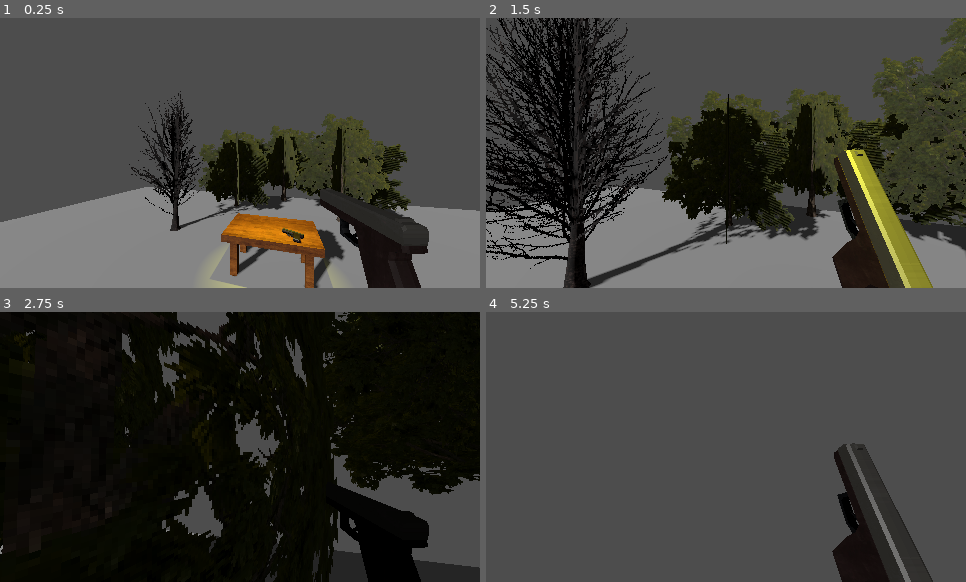
Above: before the commit, frames 1-4 (two rows, left to right).
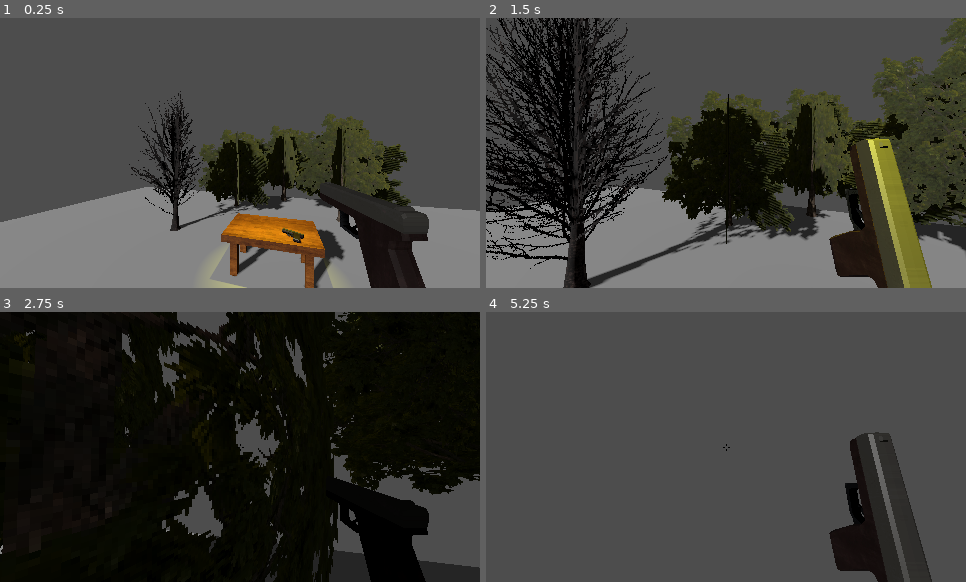
Above: after the commit, the same moments.

Repository: TheM0RSE/GameOff2026
Game: Godot game, scene res://Scenes/Main.tscn
Two runs of this game, one before a commit and one after it. Both use one fixed random seed, a clock stepped at 60 frames per second and the inputs below.
Inputs (mouse positions are in pixels of both pictures, inside the frame that each line leads up to):
- Up to frame 1 (0.25 s): no input
- Up to frame 2 (1.5 s): move the mouse to (750, 153) at 0.52 s; hold W (up) from 0.53 s (still down); click (750, 153) at 0.6 s; tap Space (jump) at 0.77 s; move the mouse to (702, 153) at 1.27 s; click (702, 153) at 1.35 s
- Up to frame 3 (2.75 s): keep holding W (up); tap Space (jump) at 1.52 s; move the mouse to (249, 441) at 2.02 s; click (249, 441) at 2.1 s
- Up to frame 4 (5.25 s): keep holding W (up); move the mouse to (721, 452) at 2.77 s; click (721, 452) at 2.85 s; tap Space (jump) at 3.02, 3.77, 4.52 s; move the mouse to (764, 449) at 3.52 s; click (764, 449) at 3.6 s; move the mouse to (687, 444) at 4.27 s; click (687, 444) at 4.35 s; move the mouse to (730, 447) at 5.02 s; click (730, 447) at 5.1 s

The runs differ from the first frame. In frame 1, 1.8% of the frame differs, in the area x 49-90%, y 50-100%; in frame 2, 5.2%, in the area x 71-94%, y 44-100%; in frame 3, 1.2%; in frame 4, 4.3%.

Commit message:
Made a scene for glock; Added crosshair; Added SFX for shooting the glock;

Diff:
--- a/Entities/Player/Player.gd
+++ b/Entities/Player/Player.gd
@@ -10,7 +10,7 @@
 @export var camera : Camera3D
 var cam_rotation := Vector2.ZERO
 
-@export var animation_player : AnimationPlayer
+@export var glock : Glock
 
 func _ready() -> void:
 	Input.mouse_mode = Input.MOUSE_MODE_CAPTURED # Lock mouse ingame
@@ -22,8 +22,7 @@
 
 func _process(delta: float) -> void:
 	if Input.is_action_just_pressed("interact"):
-		animation_player.stop()
-		animation_player.play("Glock_Shoot")
+		glock.shoot()
 
 	# Apply rotation on every rendered frame
 	rotate_y(-mouse_input.x * mouse_sensitivity)
--- a/Entities/Player/Player.tscn
+++ b/Entities/Player/Player.tscn
@@ -1,51 +1,16 @@
 [gd_scene format=3 uid="uid://c2f7or57sbcfm"]
 
 [ext_resource type="Script" uid="uid://c143gwe7hw56k" path="res://Entities/Player/Player.gd" id="1_3qydi"]
-[ext_resource type="PackedScene" uid="uid://bpo2s2glog4gk" path="res://Items/Glock/Glock.glb" id="2_ww0jn"]
+[ext_resource type="PackedScene" uid="uid://drswxunfysj57" path="res://Items/Glock/Glock.tscn" id="2_ww0jn"]
+[ext_resource type="Texture2D" uid="uid://q84dn3aohufv" path="res://Entities/Player/Crosshair.png" id="3_vweq0"]
 
 [sub_resource type="CapsuleShape3D" id="CapsuleShape3D_3n5wa"]
 
-[sub_resource type="Animation" id="Animation_ww0jn"]
-resource_name = "Glock_Shoot"
-tracks/0/type = "value"
-tracks/0/imported = false
-tracks/0/enabled = true
-tracks/0/path = NodePath("Camera3D/Glock:rotation")
-tracks/0/interp = 1
-tracks/0/loop_wrap = true
-tracks/0/keys = {
-"times": PackedFloat32Array(0.033333335, 0.16666667, 0.4),
-"transitions": PackedFloat32Array(0.112656526, 1.1095695, 1),
-"update": 0,
-"values": [Vector3(0, -1.5707964, 0), Vector3(0, -1.5707964, -1.0471976), Vector3(0, -1.5707964, 0)]
-}
-
-[sub_resource type="Animation" id="Animation_vweq0"]
-length = 0.001
-tracks/0/type = "value"
-tracks/0/imported = false
-tracks/0/enabled = true
-tracks/0/path = NodePath("Camera3D/Glock:rotation")
-tracks/0/interp = 1
-tracks/0/loop_wrap = true
-tracks/0/keys = {
-"times": PackedFloat32Array(0),
-"transitions": PackedFloat32Array(1),
-"update": 0,
-"values": [Vector3(0, -1.5707964, 0)]
-}
-
-[sub_resource type="AnimationLibrary" id="AnimationLibrary_1des2"]
-_data = {
-&"Glock_Shoot": SubResource("Animation_ww0jn"),
-&"RESET": SubResource("Animation_vweq0")
-}
-
-[node name="Player" type="CharacterBody3D" unique_id=1972926718 node_paths=PackedStringArray("camera", "animation_player")]
+[node name="Player" type="CharacterBody3D" unique_id=1972926718 node_paths=PackedStringArray("camera", "glock")]
 transform = Transform3D(-4.371139e-08, 0, -1, 0, 1, 0, 1, 0, -4.371139e-08, 0, 0, 0)
 script = ExtResource("1_3qydi")
 camera = NodePath("Camera3D")
-animation_player = NodePath("AnimationPlayer")
+glock = NodePath("Camera3D/Glock")
 
 [node name="CollisionShape3D" type="CollisionShape3D" parent="." unique_id=2110840047]
 shape = SubResource("CapsuleShape3D_3n5wa")
@@ -54,8 +19,36 @@
 transform = Transform3D(1, 0, 0, 0, 1, 0, 0, 0, 1, 0, 0.49968207, 0)
 fov = 80.0
 
-[node name="Glock" parent="Camera3D" unique_id=465695505 instance=ExtResource("2_ww0jn")]
-transform = Transform3D(-8.742278e-09, 0, -0.2, 0, 0.2, 0, 0.2, 0, -8.742278e-09, 0.6, -0.442, -0.7)
+[node name="Glock" parent="Camera3D" unique_id=1205406264 instance=ExtResource("2_ww0jn")]
+transform = Transform3D(-4.371139e-08, 0, -1, 0, 1, 0, 1, 0, -4.371139e-08, 0.6, -0.4, -0.7)
 
-[node name="AnimationPlayer" type="AnimationPlayer" parent="." unique_id=442258818]
-libraries/ = SubResource("AnimationLibrary_1des2")
+[node name="Crosshair" type="Control" parent="." unique_id=465566926]
+layout_mode = 3
+anchors_preset = 8
+anchor_left = 0.5
+anchor_top = 0.5
+anchor_right = 0.5
+anchor_bottom = 0.5
+offset_left = -20.0
+offset_top = -20.0
+offset_right = 20.0
+offset_bottom = 20.0
+grow_horizontal = 2
+grow_vertical = 2
+mouse_filter = 2
+
+[node name="TextureRect" type="TextureRect" parent="Crosshair" unique_id=60384639]
+texture_filter = 1
+layout_mode = 1
+anchors_preset = 8
+anchor_left = 0.5
+anchor_top = 0.5
+anchor_right = 0.5
+anchor_bottom = 0.5
+offset_left = -3.5
+offset_top = -3.5
+offset_right = 3.5
+offset_bottom = 3.5
+grow_horizontal = 2
+grow_vertical = 2
+texture = ExtResource("3_vweq0")
--- /dev/null
+++ b/Items/Glock/Glock.tscn
@@ -0,0 +1,55 @@
+[gd_scene format=3 uid="uid://drswxunfysj57"]
+
+[ext_resource type="PackedScene" uid="uid://bpo2s2glog4gk" path="res://Items/Glock/Glock.glb" id="1_4qcjk"]
+[ext_resource type="Script" uid="uid://wuc62gwwoqgx" path="res://Items/Glock/GlockScript.gd" id="1_t77gl"]
+[ext_resource type="AudioStream" uid="uid://n41t21edpkgr" path="res://Items/Glock/GlockPow.wav" id="2_t77gl"]
+
+[sub_resource type="Animation" id="Animation_14aeu"]
+resource_name = "Glock_Shoot"
+tracks/0/type = "value"
+tracks/0/imported = false
+tracks/0/enabled = true
+tracks/0/path = NodePath("Model:rotation")
+tracks/0/interp = 1
+tracks/0/loop_wrap = true
+tracks/0/keys = {
+"times": PackedFloat32Array(0.033333335, 0.16666667, 0.36666667),
+"transitions": PackedFloat32Array(0.0824694, 1.2311442, 1),
+"update": 0,
+"values": [Vector3(0, 0, 0), Vector3(0, 0, -1.3063504), Vector3(0, 0, 0)]
+}
+
+[sub_resource type="Animation" id="Animation_5idwt"]
+length = 0.001
+tracks/0/type = "value"
+tracks/0/imported = false
+tracks/0/enabled = true
+tracks/0/path = NodePath("Model:rotation")
+tracks/0/interp = 1
+tracks/0/loop_wrap = true
+tracks/0/keys = {
+"times": PackedFloat32Array(0),
+"transitions": PackedFloat32Array(1),
+"update": 0,
+"values": [Vector3(0, 0, 0)]
+}
+
+[sub_resource type="AnimationLibrary" id="AnimationLibrary_pxitb"]
+_data = {
+&"Glock_Shoot": SubResource("Animation_14aeu"),
+&"RESET": SubResource("Animation_5idwt")
+}
+
+[node name="Glock" type="Node3D" unique_id=1205406264 node_paths=PackedStringArray("shoot_sfx", "animation_player")]
+script = ExtResource("1_t77gl")
+shoot_sfx = NodePath("ShootSFX")
+animation_player = NodePath("AnimationPlayer")
+
+[node name="Model" parent="." unique_id=465695505 instance=ExtResource("1_4qcjk")]
+transform = Transform3D(0.2, 0, 0, 0, 0.2, 0, 0, 0, 0.2, 0, 0, 0)
+
+[node name="ShootSFX" type="AudioStreamPlayer3D" parent="." unique_id=367553852]
+stream = ExtResource("2_t77gl")
+
+[node name="AnimationPlayer" type="AnimationPlayer" parent="." unique_id=2087245508]
+libraries/ = SubResource("AnimationLibrary_pxitb")
--- /dev/null
+++ b/Items/Glock/GlockScript.gd
@@ -0,0 +1,20 @@
+extends Node3D
+class_name Glock
+
+@export var shoot_sfx : AudioStreamPlayer3D
+@export var animation_player : AnimationPlayer
+
+@export var shoot_rate = 0.2
+var shoot_rate_timer = 0.0
+
+func shoot():
+	if shoot_rate_timer > 0:
+		return
+	shoot_rate_timer = 0.2
+	shoot_sfx.stop()
+	shoot_sfx.play()
+	animation_player.stop()
+	animation_player.play("Glock_Shoot")
+
+func _process(delta):
+	shoot_rate_timer -= delta
Binary file added: Entities/Player/Crosshair.png
Not shown, added: Entities/Player/Crosshair.png.import
Not shown, added: Items/Glock/GlockPow.wav.import
Not shown, added: Items/Glock/GlockScript.gd.uid
Not shown, added: Items/Glock/GlockPow.wav
